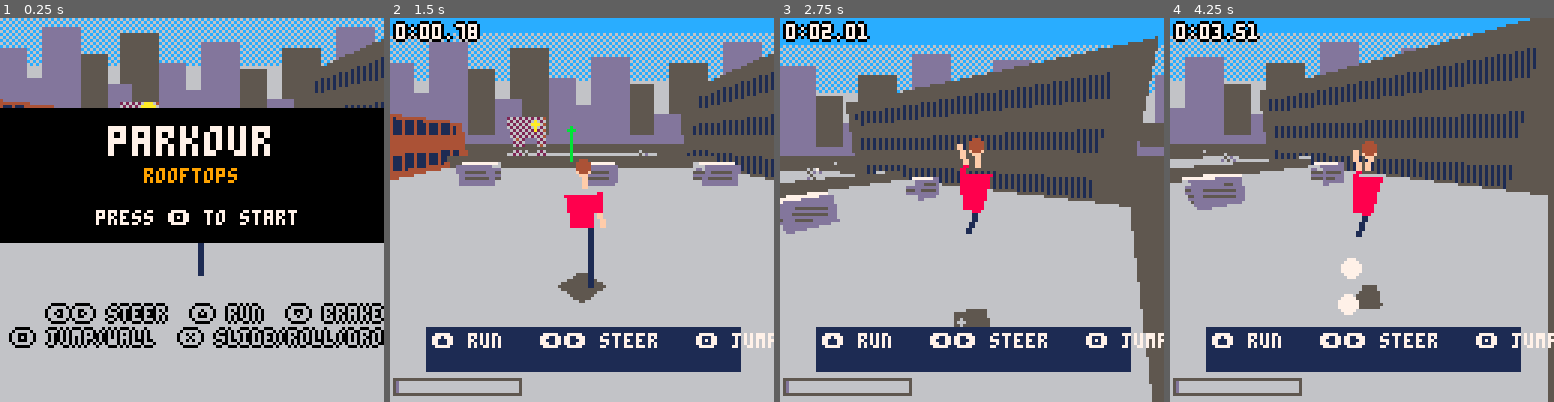
Above: before the commit, frames 1-4 (left to right).
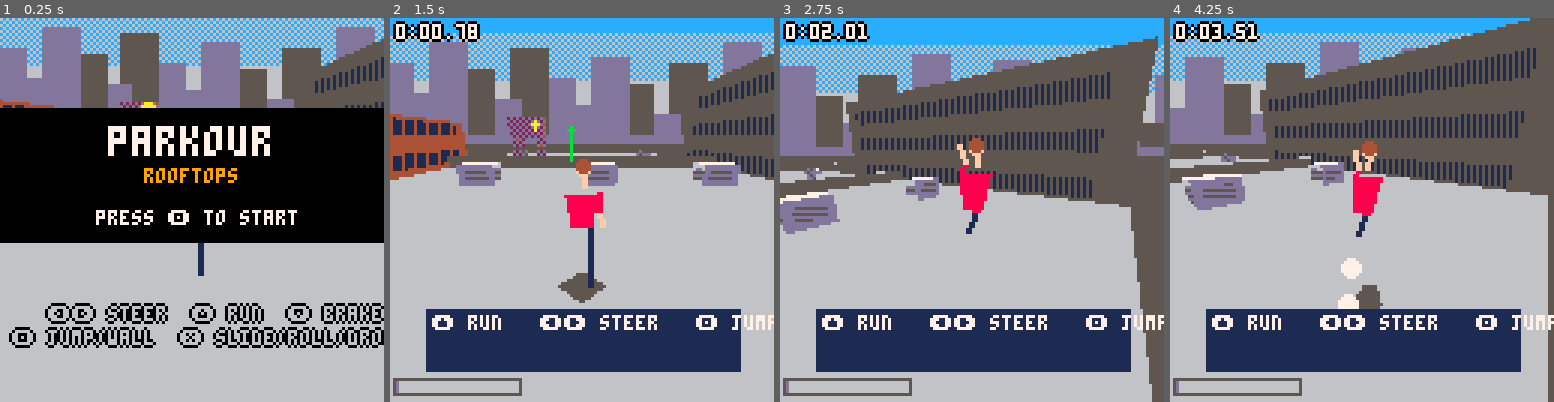
Above: after the commit, the same moments.

Repository: 6Lilith6/PARKOUR
Game: PICO-8 cartridge parkour.p8
Two runs of this game, one before a commit and one after it. Both use one fixed random seed, a clock stepped at 60 frames per second and the inputs below.
Inputs:
- Up to frame 1 (0.25 s): no input
- Up to frame 2 (1.5 s): tap X (X key) at 0.33, 1.07 s; tap O (Z key) at 0.7 s
- Up to frame 3 (2.75 s): hold Right 1.6-2.1 s; tap O (Z key) at 1.7, 2.1, 2.5 s; tap X (X key) at 1.85 s; hold Up 2.15-2.42 s; hold Right from 2.47 s (still down)
- Up to frame 4 (4.25 s): tap O (Z key) every 0.4 s from 2.9 to 4.1 s; tap X (X key) at 2.97, 4.08 s; release Right at 3.03 s; hold Left 3.08-3.58 s; hold Down 3.63-3.97 s; hold Right from 4.02 s (still down)

The runs differ from the first frame. In frame 1, less than 0.1% of the frame differs, in the area x 31-42%, y 21-24%; in frame 2, 5.9%, in the area x 9-100%, y 25-86%; in frame 3, 5.6%; in frame 4, 5.6%.

Commit message:
Polish: music loop, best-run ghost, fog blends into skyline, cart label, README
- ambient bass/beat loop (sfx 16-18, 2 music patterns)
- ghost of the best run replays during time trials
- fully fogged geometry uses the skyline colour instead of roof grey
- wallrun magnet ignores thin poles; ledge hint mentions jump-away
- build embeds a label captured from the sim; parkour.p8.png cart
- README (controls, mechanics, routes, architecture, tools)

Co-Authored-By: Claude Opus 5.5 <noreply@anthropic.com>
Claude-Session: https://claude.ai/code/session_013dHcJmQw6YEhdeW29Hzu4g

Diff:
--- a/parkour.p8
+++ b/parkour.p8
@@ -7,19 +7,20 @@
 -- checkpoints, timer, hud
 
 dt=1/60
-hints=split("⬆️ run   ⬅️➡️ steer   🅾️ jump|run into low obst …(138 unchanged characters)… o grab it\n⬆️ climb  ⬅️➡️ shimmy  ❎ drop|yellow = climbable\nhold ⬆️ to climb|ho …(390 unchanged characters)…
+hints=split("⬆️ run   ⬅️➡️ steer   🅾️ jump|run into low obst …(138 unchanged characters)… o grab it\n⬆️ climb  ⬅️➡️ shimmy  ❎ drop\n⬇️+🅾️ jump away|yellow = climbable\nhold ⬆️ to climb|ho …(390 unchanged characters)…
 
 function _init()
  cartdata"pk_rooftops_1"
  loadlvl()
  menuitem(1,"restart level",restart)
  menuitem(2,"last checkpoint",respawn)
+ music(0,2000)
  mode="title"
  restart()
 end
 
 function restart()
- cpi,tm,splits,score,cp,started=0,0,{},0,spawn
+ cpi,tm,splits,score,cp,started,run=0,0,{},0,spawn,false,{}
  respawn()
 end
 
@@ -47,7 +48,11 @@
   if jzp then mode="play" restart() end
  else
   if btn()>0 then started=true end
-  if started then tm=min(tm+1,32000) end
+  if started then
+   tm=min(tm+1,32000)
+   -- record for the ghost
+   if tm%4==0 then add(run,px) add(run,py) add(run,pz) end
+  end
   fade,splt,popt=max(fade-1),max(splt-dt),max(popt-dt)
   pupd()
   trigupd()
@@ -70,6 +75,7 @@
     mode,best="done",dget(0)
     newbest=best==0 or tm<best
     if newbest then
+     ghost=run
      dset(0,tm)
      for i,s in pairs(splits) do dset(i,s) end
     end
@@ -124,8 +130,8 @@
  if hint then
   local s,w=hints[hint],0
   for l in all(split(s,"\n")) do w=max(w,#l) end
-  rectfill(62-w*2,103,66+w*2,117,1)
-  print(s,64-w*2,105,7)
+  rectfill(62-w*2,97,66+w*2,117,1)
+  print(s,64-w*2,99,7)
  end
  if fade>0 then
   fillp(fade>6 and 0 or 0x5a5a)
@@ -223,9 +229,9 @@
 end
 
 -- move by velocity, axis by axis.
--- sets wall/gnd/roof contacts
+-- sets wall/gnd contacts
 function pmove()
- wall,gnd,roof=nil
+ wall,gnd=nil
  px+=vx*dt
  local b=phit()
  if b and vx~=0 and not stepup(b) then
@@ -249,7 +255,7 @@
     if px-r<o[4] and px+r>o[1] and pz-r<o[6] and pz+r>o[3] and o[5]==py and not narrow(o) then gnd=o end
    end
   else
-   py,roof=b[2]-ph,b
+   py=b[2]-ph
   end
   vy=0
  end
@@ -544,7 +550,7 @@
  if not wall and jz and hs()>3.2 then
   for sd=-1,1,2 do
    local b=solid(px-sin(ang)*sd*.8,py+1,pz+cos(ang)*sd*.8)
-   if b and b~=lastwr then
+   if b and b~=lastwr and max(b[4]-b[1],b[6]-b[3])>2 then
     wall=b
     if px>b[1] and px<b[4] then
      wnx,wnz=0,pz<b[3] and -1 or 1
@@ -1073,6 +1079,18 @@
  for b in all(o) do add(v,b) end
  dl=v
  beacon()
+ -- ghost of the best run
+ local i=flr(tm/4)*3
+ if ghost and ghost[i+3] and mode=="play" then
+  local a,c={tocam(ghost[i+1],ghost[i+2],ghost[i+3])},{tocam(ghost[i+1],ghost[i+2]+1.7,ghost[i+3])}
+  if a[3]>near and c[3]>near then
+   a,c=proj(a),proj(c)
+   fillp(0x5a5a)
+   rectfill(a[1]-1,c[2],a[1]+1,a[2],12)
+   circfill(c[1],c[2],2,12)
+   fillp()
+  end
+ end
  fxdraw()
 end
 
@@ -1091,7 +1109,7 @@
     local q={}
     for k in all(faces[ax]) do add(q,cs[k+sd*(ax==3 and 4 or ax)]) end
     local c=ax==2 and sd==1 and m[1] or m[ax==1 and 2 or 3]
-    if fog==2 then c=6 elseif fog==1 then fillp(0x5a5a) c+=96 end
+    if fog==2 then c=13 elseif fog==1 then fillp(0x5a5a) c+=208 end
     cpoly(q,c)
     fillp()
     if ax~=2 and fog==0 then deco(b,m[5],q,c,ax) end
--- a/src/collide.lua
+++ b/src/collide.lua
@@ -42,9 +42,9 @@
 end
 
 -- move by velocity, axis by axis.
--- sets wall/gnd/roof contacts
+-- sets wall/gnd contacts
 function pmove()
- wall,gnd,roof=nil
+ wall,gnd=nil
  px+=vx*dt
  local b=phit()
  if b and vx~=0 and not stepup(b) then
@@ -68,7 +68,7 @@
     if px-r<o[4] and px+r>o[1] and pz-r<o[6] and pz+r>o[3] and o[5]==py and not narrow(o) then gnd=o end
    end
   else
-   py,roof=b[2]-ph,b
+   py=b[2]-ph
   end
   vy=0
  end
--- a/src/main.lua
+++ b/src/main.lua
@@ -4,19 +4,20 @@
 -- checkpoints, timer, hud
 
 dt=1/60
-hints=split("⬆️ run   ⬅️➡️ steer   🅾️ jump|run into low obst …(138 unchanged characters)… o grab it\n⬆️ climb  ⬅️➡️ shimmy  ❎ drop|yellow = climbable\nhold ⬆️ to climb|ho …(390 unchanged characters)…
+hints=split("⬆️ run   ⬅️➡️ steer   🅾️ jump|run into low obst …(138 unchanged characters)… o grab it\n⬆️ climb  ⬅️➡️ shimmy  ❎ drop\n⬇️+🅾️ jump away|yellow = climbable\nhold ⬆️ to climb|ho …(390 unchanged characters)…
 
 function _init()
  cartdata"pk_rooftops_1"
  loadlvl()
  menuitem(1,"restart level",restart)
  menuitem(2,"last checkpoint",respawn)
+ music(0,2000)
  mode="title"
  restart()
 end
 
 function restart()
- cpi,tm,splits,score,cp,started=0,0,{},0,spawn
+ cpi,tm,splits,score,cp,started,run=0,0,{},0,spawn,false,{}
  respawn()
 end
 
@@ -44,7 +45,11 @@
   if jzp then mode="play" restart() end
  else
   if btn()>0 then started=true end
-  if started then tm=min(tm+1,32000) end
+  if started then
+   tm=min(tm+1,32000)
+   -- record for the ghost
+   if tm%4==0 then add(run,px) add(run,py) add(run,pz) end
+  end
   fade,splt,popt=max(fade-1),max(splt-dt),max(popt-dt)
   pupd()
   trigupd()
@@ -67,6 +72,7 @@
     mode,best="done",dget(0)
     newbest=best==0 or tm<best
     if newbest then
+     ghost=run
      dset(0,tm)
      for i,s in pairs(splits) do dset(i,s) end
     end
@@ -121,8 +127,8 @@
  if hint then
   local s,w=hints[hint],0
   for l in all(split(s,"\n")) do w=max(w,#l) end
-  rectfill(62-w*2,103,66+w*2,117,1)
-  print(s,64-w*2,105,7)
+  rectfill(62-w*2,97,66+w*2,117,1)
+  print(s,64-w*2,99,7)
  end
  if fade>0 then
   fillp(fade>6 and 0 or 0x5a5a)
--- a/src/player.lua
+++ b/src/player.lua
@@ -141,7 +141,7 @@
  if not wall and jz and hs()>3.2 then
   for sd=-1,1,2 do
    local b=solid(px-sin(ang)*sd*.8,py+1,pz+cos(ang)*sd*.8)
-   if b and b~=lastwr then
+   if b and b~=lastwr and max(b[4]-b[1],b[6]-b[3])>2 then
     wall=b
     if px>b[1] and px<b[4] then
      wnx,wnz=0,pz<b[3] and -1 or 1
--- a/src/render.lua
+++ b/src/render.lua
@@ -106,6 +106,18 @@
  for b in all(o) do add(v,b) end
  dl=v
  beacon()
+ -- ghost of the best run
+ local i=flr(tm/4)*3
+ if ghost and ghost[i+3] and mode=="play" then
+  local a,c={tocam(ghost[i+1],ghost[i+2],ghost[i+3])},{tocam(ghost[i+1],ghost[i+2]+1.7,ghost[i+3])}
+  if a[3]>near and c[3]>near then
+   a,c=proj(a),proj(c)
+   fillp(0x5a5a)
+   rectfill(a[1]-1,c[2],a[1]+1,a[2],12)
+   circfill(c[1],c[2],2,12)
+   fillp()
+  end
+ end
  fxdraw()
 end
 
@@ -124,7 +136,7 @@
     local q={}
     for k in all(faces[ax]) do add(q,cs[k+sd*(ax==3 and 4 or ax)]) end
     local c=ax==2 and sd==1 and m[1] or m[ax==1 and 2 or 3]
-    if fog==2 then c=6 elseif fog==1 then fillp(0x5a5a) c+=96 end
+    if fog==2 then c=13 elseif fog==1 then fillp(0x5a5a) c+=208 end
     cpoly(q,c)
     fillp()
     if ax~=2 and fog==0 then deco(b,m[5],q,c,ax) end
Not shown, changed: the thumbnail (__label__) section of parkour.p8
Not shown, changed: the music (__music__) section of parkour.p8
Not shown, changed: the sound effects (__sfx__) section of parkour.p8
Not shown, added: tools/label.txt
